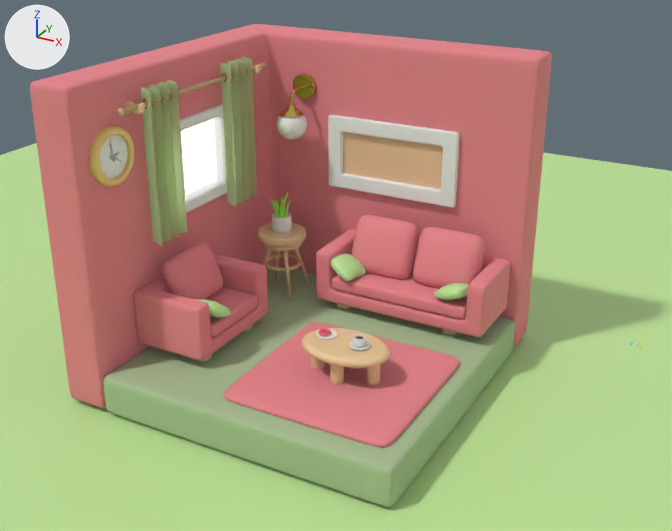
An edit to the Blender file room_practice.blend, drawn before and after from the same camera.
Rendered twice from a 50 mm camera at (4.1, -7.14, 4.91) aimed at (0.19, -0.03, 1.36). The lights are fixed; the arrows at upper left show +X, +Y and +Z.

The first picture shows 'BG', 'Couch', 'Couch Legs', 'Couch.001', 'Cube', 'Cube.001', 'Cube.003', 'Floor', 'Frame.001', 'Rug', 'curtain', 'curtain.001', 'cushion', 'cushion.001', 'window'.
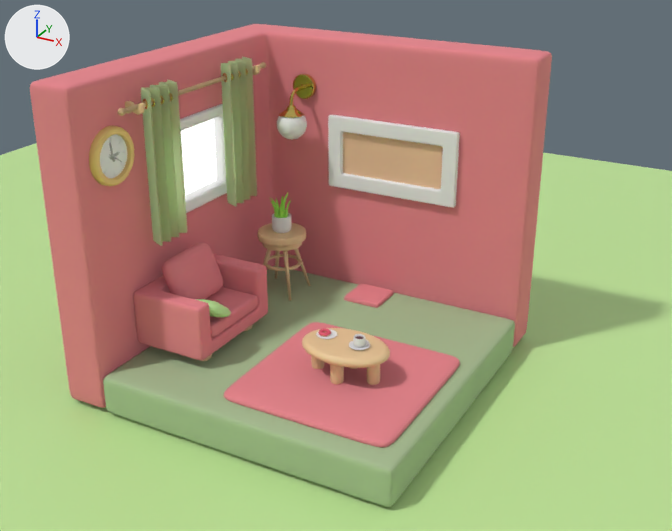
Changed parts and their boxes (x1, y1, x2, y2) in the pictures (672 x 531 px):
'Couch', hidden (pink): before (316, 229, 510, 337)
'Cube.001', hidden (pink): before (413, 227, 485, 289)
'Cube', hidden (pink): before (351, 215, 419, 279)
'cushion', hidden (green): before (331, 254, 366, 281)
'cushion.001', hidden (green): before (434, 283, 469, 300)
'Couch Legs', hidden: before (337, 303, 456, 335)
'Rug', unchanged, covered by the edit: before (224, 322, 460, 447); after (344, 284, 393, 308)
'Rug.001', unchanged, uncovered by the edit: after (224, 322, 460, 447)

Edits to the bpy script that builds the scene:
```text
Change ob_couch:
    add ob_couch.hide_set(True)
Change ob_couch_legs:
    add ob_couch_legs.hide_set(True)
Change ob_cube:
    add ob_cube.hide_set(True)
Change ob_cube_001:
    add ob_cube_001.hide_set(True)
Change ob_cushion:
    add ob_cushion.hide_set(True)
Change ob_cushion_001:
    add ob_cushion_001.hide_set(True)
```
